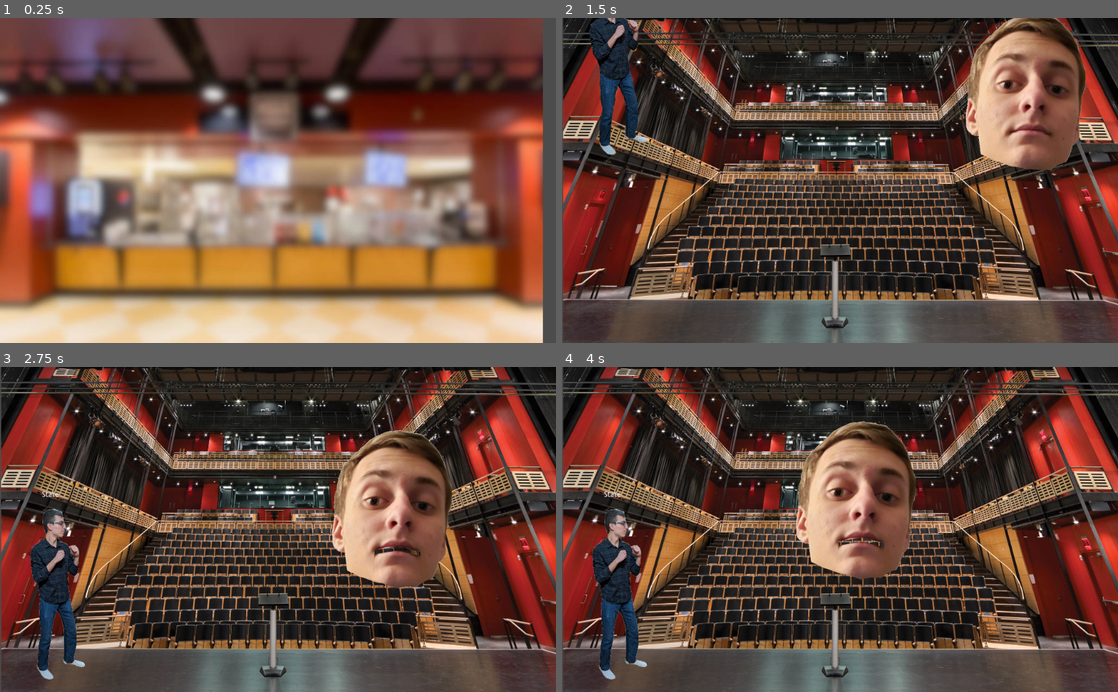
Above: before the commit, frames 1-4 (two rows, left to right).
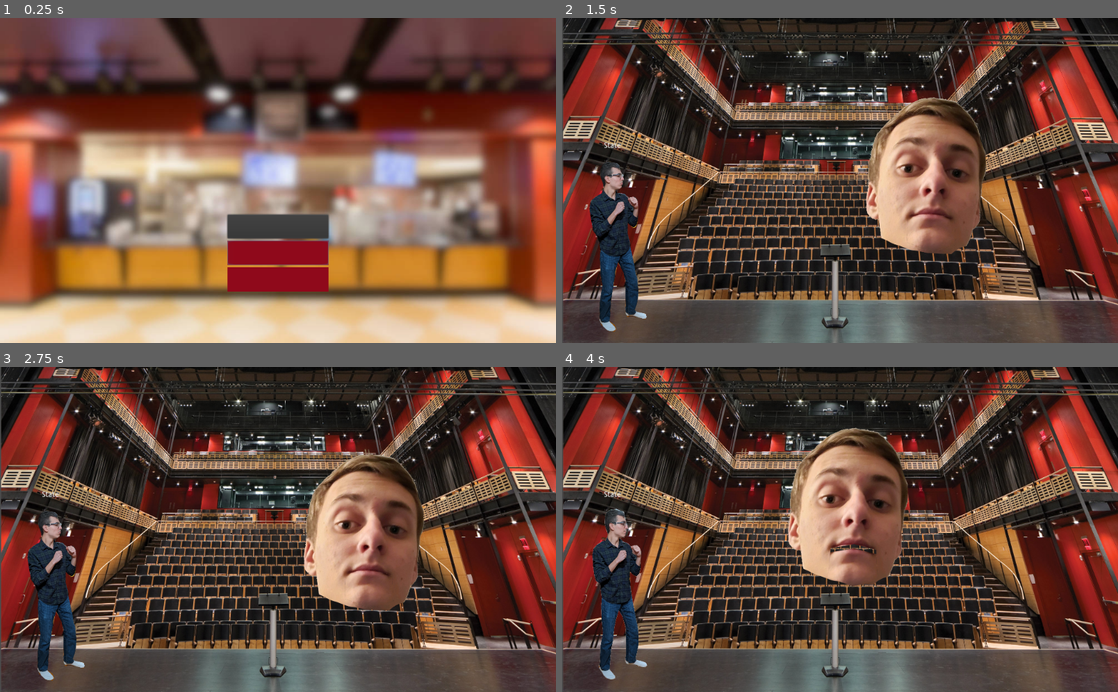
Above: after the commit, the same moments.

Repository: Apexal/wrathskeller
Game: Godot game, scene res://src/scenes/menu/Menu.tscn
Two runs of this game, one before a commit and one after it. Both use one fixed random seed, a clock stepped at 60 frames per second and the inputs below. Before the commit the project starts from res://src/scenes/title_scroll/TitleScroll.tscn.
Inputs (mouse positions are in pixels of both pictures, inside the frame that each line leads up to):
- Up to frame 1 (0.25 s): no input
- Up to frame 2 (1.5 s): click (840, 252) at 0.5 s, where only the run after the commit has a clickable "Training"; click (840, 252) at 1.25 s, where only the run before the commit has a clickable "Training"
- Up to frame 3 (2.75 s): move the mouse to (400, 513) at 2.02 s
- Up to frame 4 (4 s): move the mouse to (728, 545) at 2.77 s; move the mouse to (895, 458) at 3.52 s

The runs differ from the first frame. In frame 1, 20% of the frame differs, in the area x 11-100%, y 0-100%; in frame 2, 20%, in the area x 4-95%, y 0-97%; in frame 3, 10%; in frame 4, 5.8%.

Commit message:
Fix game title

Diff:
--- a/project.godot
+++ b/project.godot
@@ -26,9 +26,9 @@
 
 [application]
 
-config/name="Wrathskellar"
+config/name="Wrathskeller"
 config/description="Her Majesty Shirley has summoned you to fight in a grand tournament called in her honor - free tuition is the promised prize. Will you rise to the occasion?"
-run/main_scene="res://src/scenes/title_scroll/TitleScroll.tscn"
+run/main_scene="res://src/scenes/menu/Menu.tscn"
 boot_splash/image="res://src/assets/rcos_red_lockup.png"
 boot_splash/bg_color=Color( 1, 1, 1, 1 )
 config/icon="res://src/assets/icon.png"
--- a/src/scenes/title_scroll/TitleScroll.gd
+++ /dev/null
@@ -1,24 +0,0 @@
-extends Control
-
-export(float) var speed = 50.0
-
-onready var label: RichTextLabel = $Text
-
-func _change_scene():
-#	set_modulate(lerp(get_modulate(), Color(0,0,0,1), 0.2))
-#	if modulate == Color(0,0,0,1):
-	get_tree().change_scene("res://src/scenes/menu/Menu.tscn")
-
-func _physics_process(delta):
-	"""With every tick, move the label up by speed. If it is off screen, continue to next scene."""
-
-	# Move label up by speed
-	label.rect_position = Vector2(label.rect_position.x, label.rect_position.y - speed * delta)
-
-	if label.margin_bottom < 0:
-		_change_scene()
-
-func _input(event):
-	"""If there is any input, end the scroll and go to the next scene."""
-	if event.is_pressed():
-		_change_scene()
--- a/src/scenes/title_scroll/TitleScroll.tscn
+++ /dev/null
@@ -1,39 +0,0 @@
-[gd_scene load_steps=4 format=2]
-
-[ext_resource path="res://src/scenes/title_scroll/TitleScroll.gd" type="Script" id=1]
-[ext_resource path="res://src/assets/backgrounds/rathskellar_blur_bg.jpg" type="Texture" id=2]
-[ext_resource path="res://src/assets/fonts/title_font.tres" type="DynamicFont" id=3]
-
-[node name="TitleScroll" type="Control"]
-anchor_right = 1.0
-anchor_bottom = 1.0
-script = ExtResource( 1 )
-__meta__ = {
-"_edit_use_anchors_": false
-}
-
-[node name="TextureRect" type="TextureRect" parent="."]
-margin_right = 1000.0
-margin_bottom = 667.0
-texture = ExtResource( 2 )
-__meta__ = {
-"_edit_use_anchors_": false
-}
-
-[node name="Text" type="RichTextLabel" parent="."]
-anchor_left = 0.5
-anchor_right = 0.5
-margin_left = -148.0
-margin_top = 112.0
-margin_right = 221.0
-margin_bottom = 220.0
-custom_fonts/normal_font = ExtResource( 3 )
-text = "line 1
-line 2
-
-line 3"
-fit_content_height = true
-scroll_active = false
-__meta__ = {
-"_edit_use_anchors_": false
-}
Not shown, added: documentation/images/Circle.PNG.import
Not shown, added: documentation/images/Controls1.png.import
Not shown, added: documentation/images/Down.PNG.import
Not shown, added: documentation/images/DownDirection.PNG.import
Not shown, added: documentation/images/Launch.PNG.import
Not shown, added: documentation/images/QCB.PNG.import
Not shown, added: documentation/images/QCF.PNG.import
Not shown, added: documentation/images/Square.PNG.import
Not shown, added: documentation/images/Triangle.PNG.import
Not shown, added: documentation/images/Up.PNG.import
Not shown, added: documentation/images/X.PNG.import
Not shown, added: documentation/images/block.jpg.import
(and 1 more such lines)
